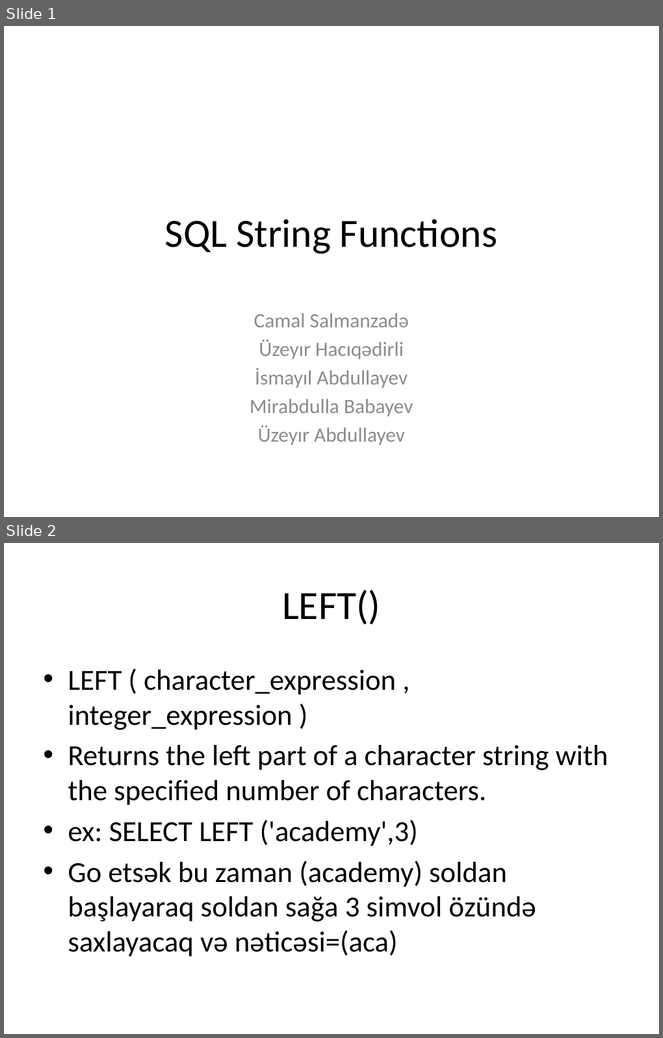
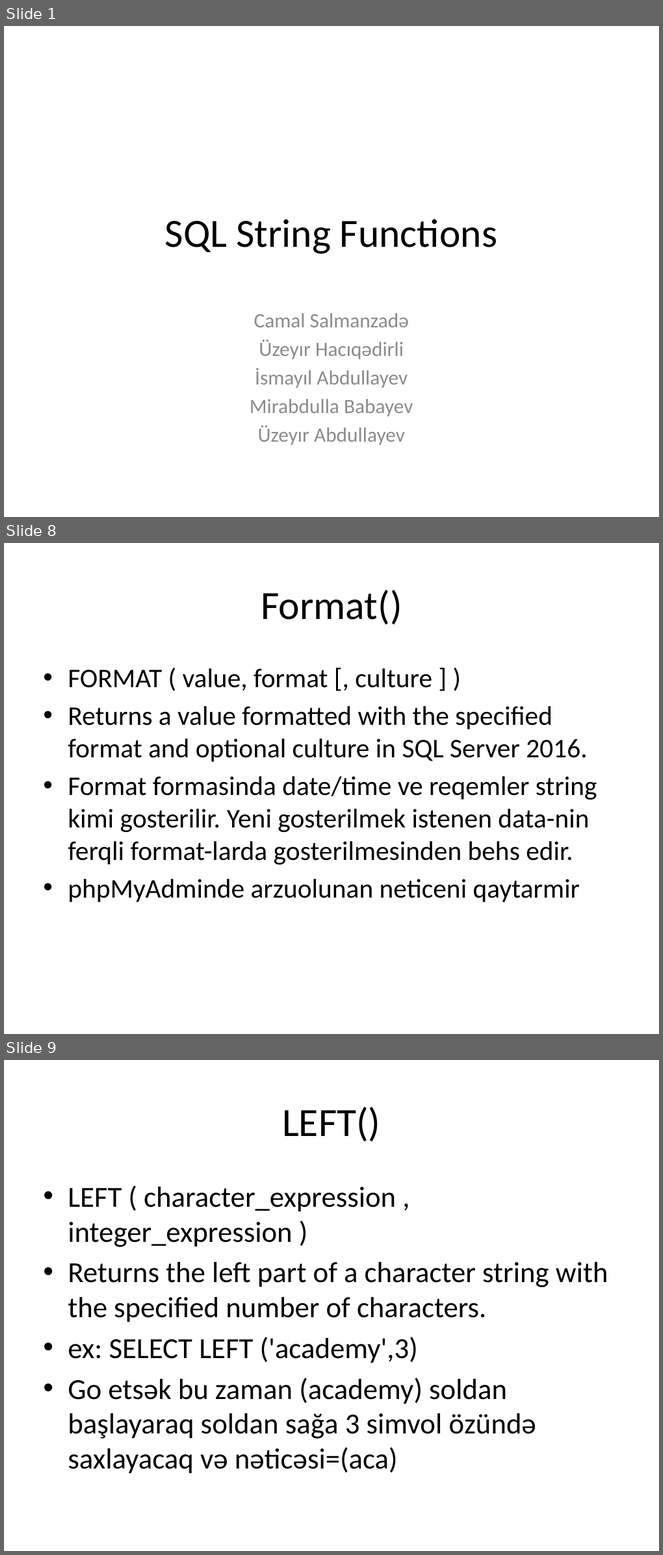
Before and after one commit to s-jamal/P202-25.04.2017, a slide deck: sql string functions.pptx. Shown one above the other, each under a label of ours: slides 1 and 2 before the commit, slides 1, 8 and 9 after it; the slides between them are not shown. The pictures are 663x1038 and 663x1555 pixels, drawn with LibreOffice and Linux fonts; fonts in the diff are those of the drawing. Boxes give left, top, right and bottom in pixels: in the first picture for what was removed or moved away, otherwise in the second. Text is boxed around its words. In the diff, an @@ line names an element or a change of style, - is before the commit and + after.

```diff
--- a/sql string functions.pptx
+++ b/sql string functions.pptx
@@ slide 8 added at (4, 543, 659, 1034), background #FFFFFF @@
@@ title added at (261, 590, 402, 625), 44 pt, text #000000 @@
+Format()
@@ text added at (68, 668, 597, 902), 29.6 pt, text #000000 @@
+• FORMAT ( value, format [, culture ] )
+• Returns a value formatted with the specified format and optional culture in SQL Server 2016.
+• Format formasinda date/time ve reqemler string kimi gosterilir. Yeni gosterilmek istenen data-nin ferqli format-larda gosterilmesinden behs edir.
+• phpMyAdminde arzuolunan neticeni qaytarmir
@@ what was slide 2 is now slide 9 @@
```
Also in this commit, not shown: 3 slides changed, 12 other slides added, 1 other file.
